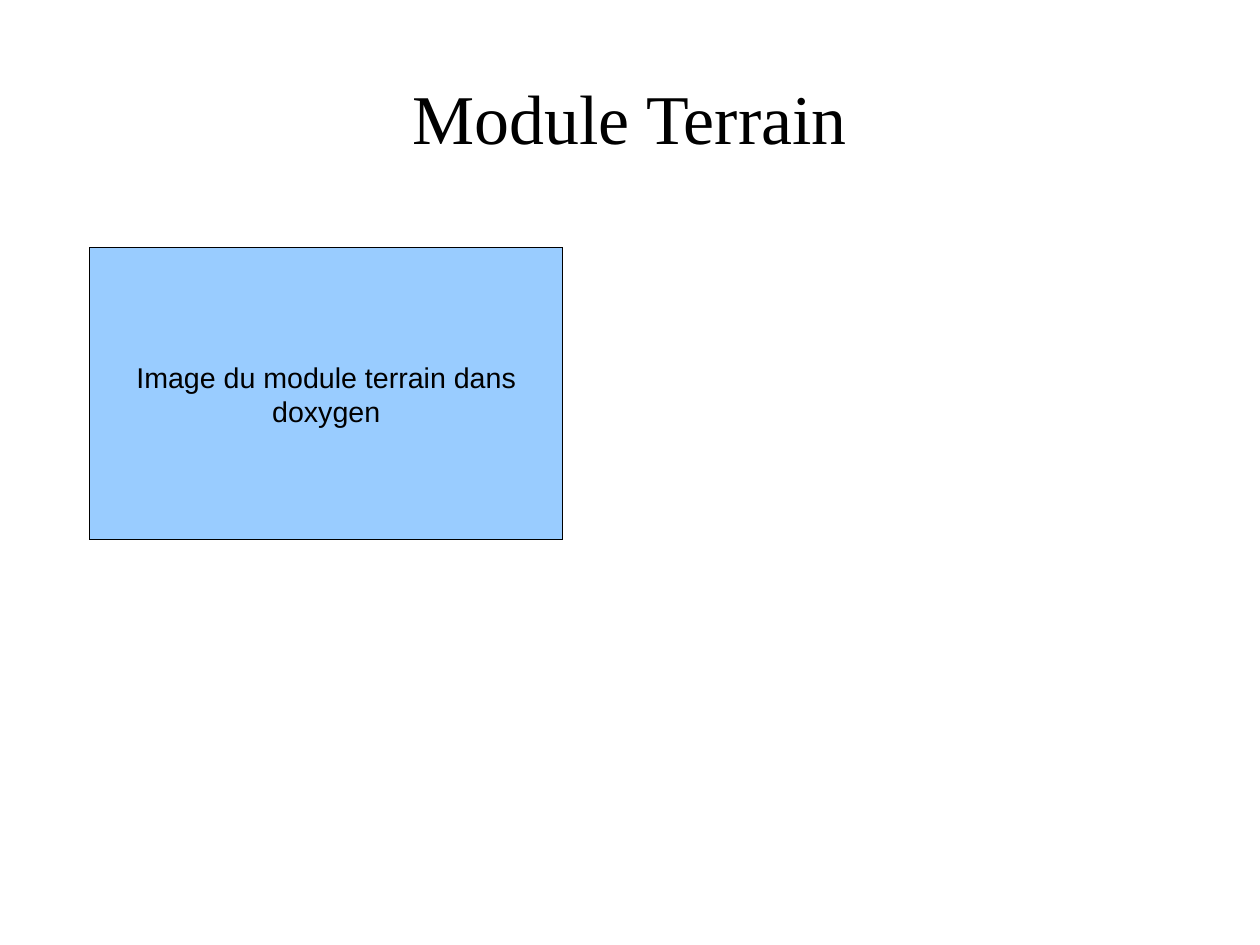
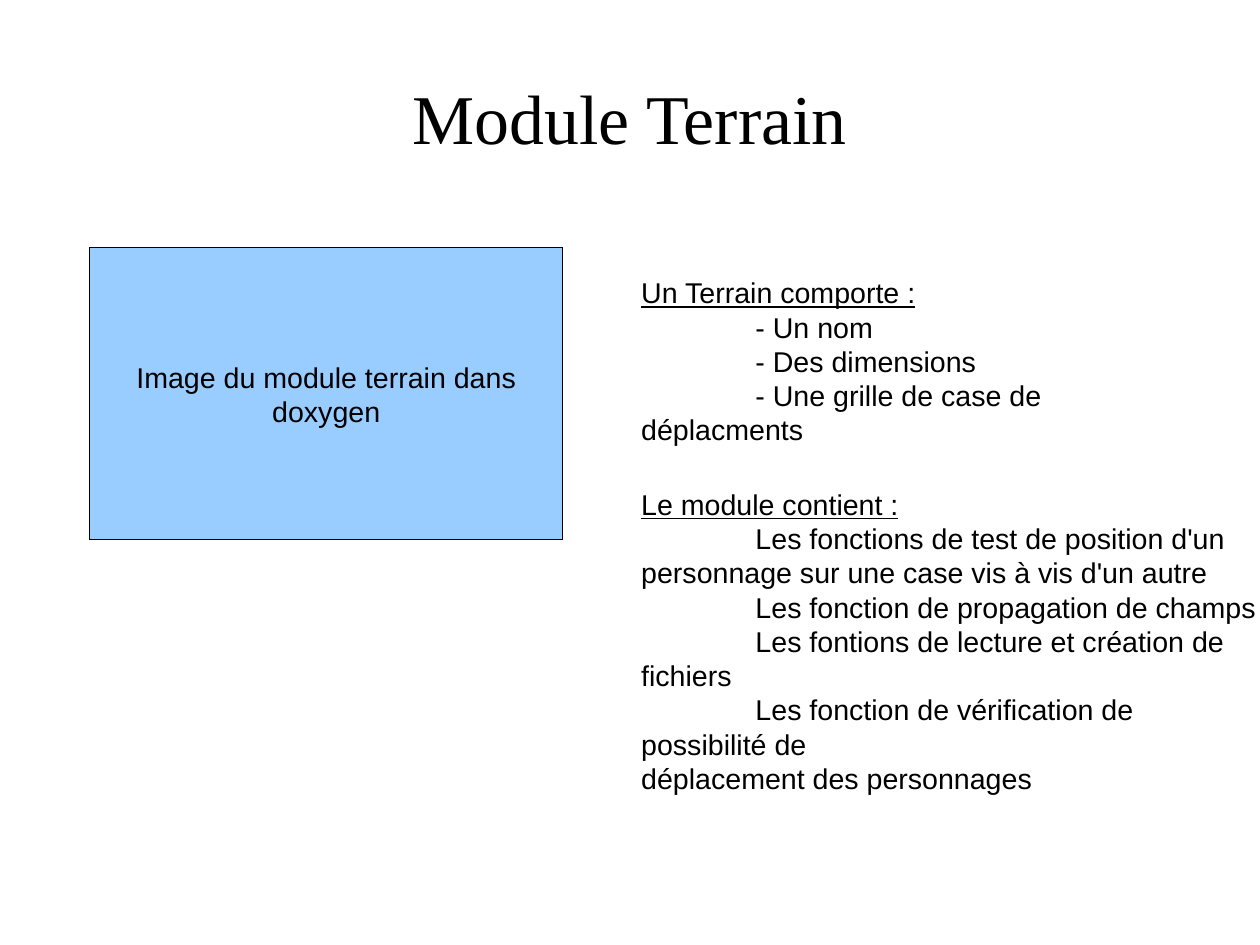
Before and after one commit to HijackHornet/Simulation-Zombies-Vs-Humains, a slide deck: slide 3 of doc/Présentation Projet LIF7.odp. Drawn at 1260x945 pixels with LibreOffice and Linux fonts; fonts in the diff are those of the drawing; background and template pictures are left out. Boxes give left, top, right and bottom in pixels: in the first picture for what was removed or moved away, otherwise in the second. Text is boxed around its words. In the diff, an @@ line names an element or a change of style, - is before the commit and + after.

```diff
--- a/doc/Présentation Projet LIF7.odp
+++ b/doc/Présentation Projet LIF7.odp
@@ text added at (641,282,1041,412), 18 pt, text #000000 @@
+Un Terrain comporte :
+- Un nom
+- Des dimensions
+- Une grille de case de déplacments
@@ text added at (641,494,1256,795), 18 pt, text #000000 @@
+Le module contient :
+Les fonctions de test de position d'un
+personnage sur une case vis à vis d'un autre
+Les fonction de propagation de champs
+Les fontions de lecture et création de fichiers
+Les fonction de vérification de possibilité de
+déplacement des personnages
```
Also in this commit, not shown: 2 slides added.
